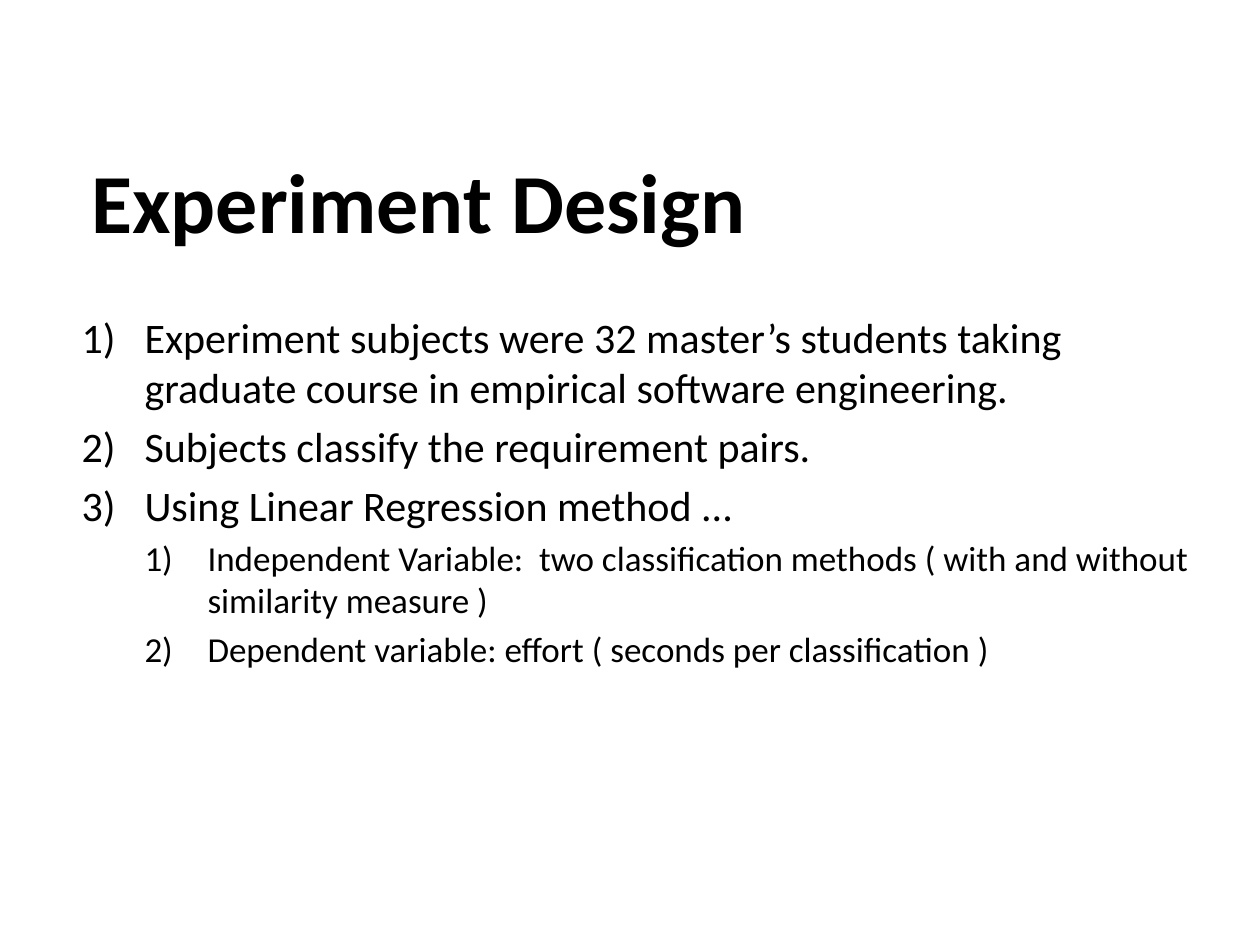
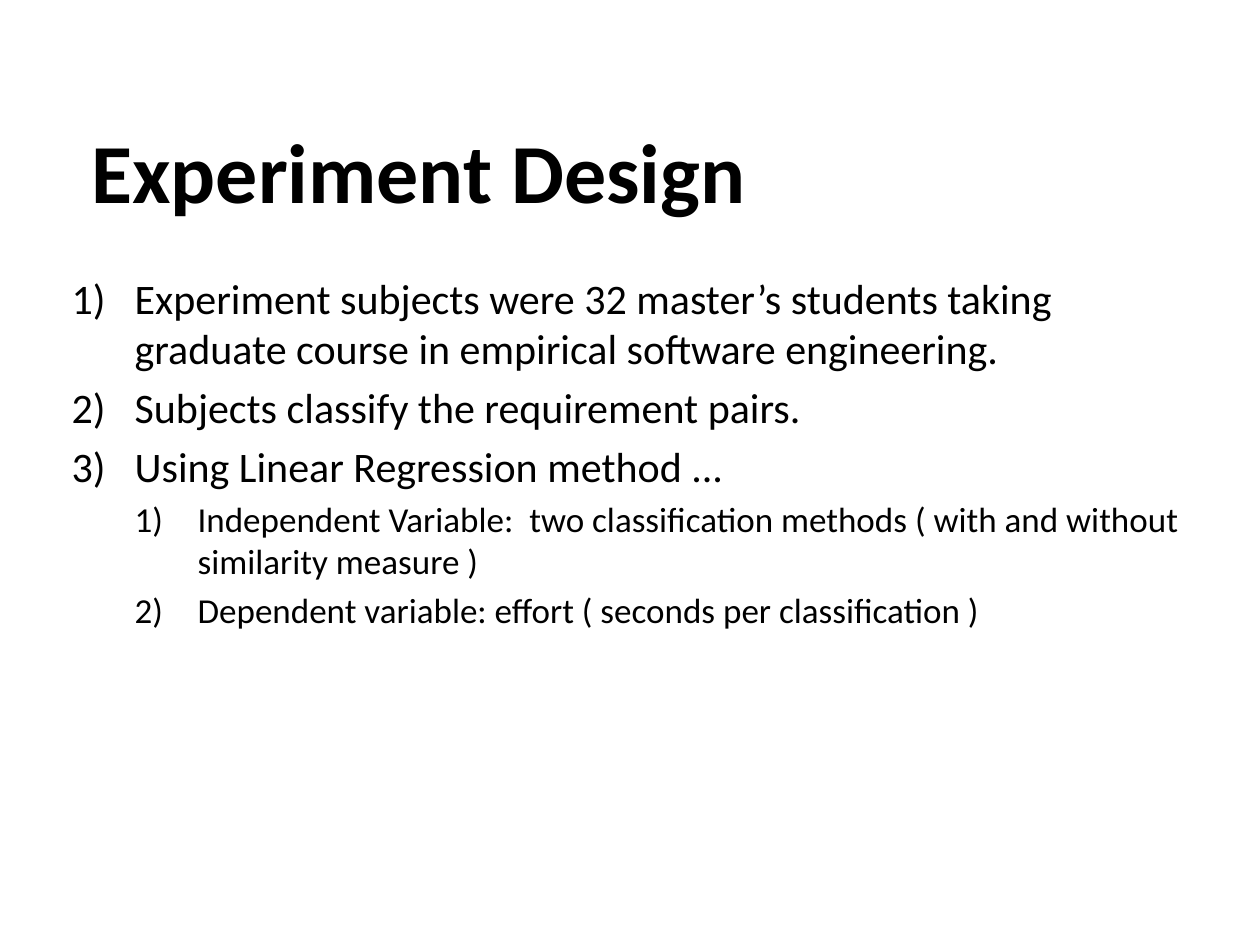
Before and after one commit to sindhusha-t/ASE-Lab-Assignments, a slide deck: slide 13 of Journal_presentation/The Effort Savings from Using NLP to Classify.pptx. Drawn at 1260x945 pixels with LibreOffice and Linux fonts; fonts in the diff are those of the drawing; background and template pictures are left out. Boxes give left, top, right and bottom in pixels: in the first picture for what was removed or moved away, otherwise in the second. Text is boxed around its words. In the diff, an @@ line names an element or a change of style, - is before the commit and + after.

```diff
--- a/Journal_presentation/The Effort Savings from Using NLP to Classify.pptx
+++ b/Journal_presentation/The Effort Savings from Using NLP to Classify.pptx
@@ title "Experiment Design": place and size @@
-title "Experiment Design" at bbox=[91, 174, 745, 248]
+title "Experiment Design" at bbox=[91, 144, 745, 218]
@@ subtitle "Experiment subjects were 32 master’s ...": place and size @@
-subtitle "Experiment subjects were 32 master’s ..." at bbox=[145, 323, 1188, 668]
+subtitle "Experiment subjects were 32 master’s ..." at bbox=[135, 284, 1178, 629]
```
Also in this commit, not shown: 15 other slides changed.
